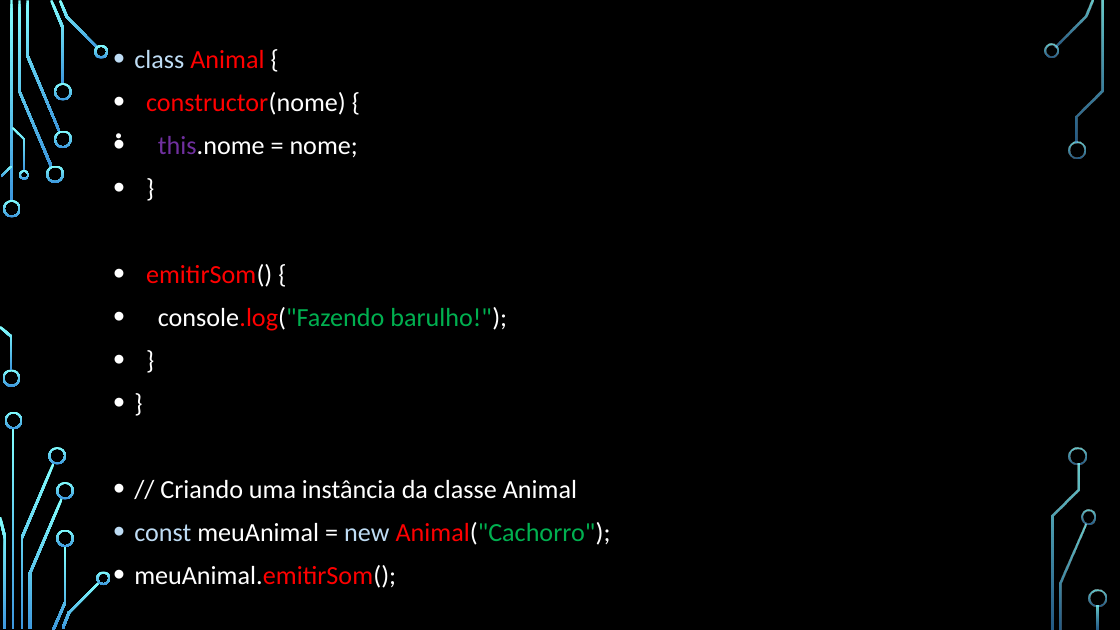
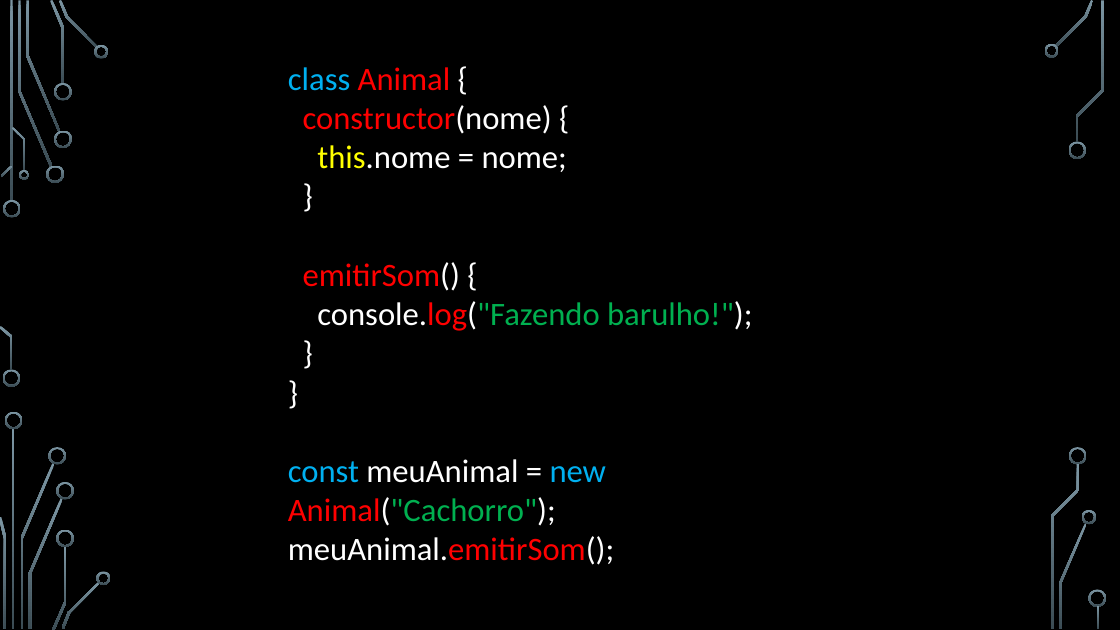
Before and after one commit to JMarques12/Senai2023, a slide deck: slide 3 of FPOO/aula 18/Programação Orientada a Objetos POO.pptx (slide 4 before the commit). Drawn at 1120x630 pixels with LibreOffice and Linux fonts; fonts in the diff are those of the drawing; background and template pictures are left out. Boxes give left, top, right and bottom in pixels: in the first picture for what was removed or moved away, otherwise in the second. Text is boxed around its words. In the diff, an @@ line names an element or a change of style, - is before the commit and + after.

```diff
--- a/FPOO/aula 18/Programação Orientada a Objetos POO.pptx
+++ b/FPOO/aula 18/Programação Orientada a Objetos POO.pptx
@@ fill gradient #82FFFF to #3D97DE to gradient #7C96A3 to #3B4C54 in 36 elements at (3,200,21,218), (3,370,20,387), (18,1,52,167), (46,166,64,183), (26,1,60,132), (50,0,65,84), (54,130,71,148), (54,83,71,101), (59,0,97,49), (94,45,109,58), (1,166,13,177), (0,326,13,371), (12,127,25,171), (18,170,29,180), (13,429,15,629), (20,463,54,628), (5,412,23,429), (0,517,6,628), (49,447,66,465), (29,498,63,629), (52,546,66,630), (56,482,74,500), (56,529,74,547), (61,581,100,629), (97,571,111,585), (1055,0,1094,47), (1044,44,1059,58), (1069,141,1086,159), (1060,523,1087,629), (1082,510,1096,524), (1076,1,1104,143), (1070,447,1087,465), (1051,464,1080,629), (1089,590,1107,607), (1097,606,1100,629), (10,1,13,202) @@
@@ title removed at (105,57,1015,193) @@
-.
@@ text "class Animal {": place and size @@
-text "class Animal {" at (134,50,611,588)
+text "class Animal {" at (288,67,752,565)
@@ text "class Animal {" at (288,67,752,565): size 22.4 to 28 pt; text colour #BEDCF4 to #00B0F0 in "class", "const new"; text colour #7030A0 to #FFFF00 in "this.nome"; text colour #FF0000 to #FFFFFF in "console.log("Fazendo"; bullet • to none; less space between paragraphs @@
@@ text at (160,480,577,499): paragraph removed @@
-• // Criando uma instância da classe Animal
```
Also in this commit, not shown: 6 other slides changed, 1 slide removed.
